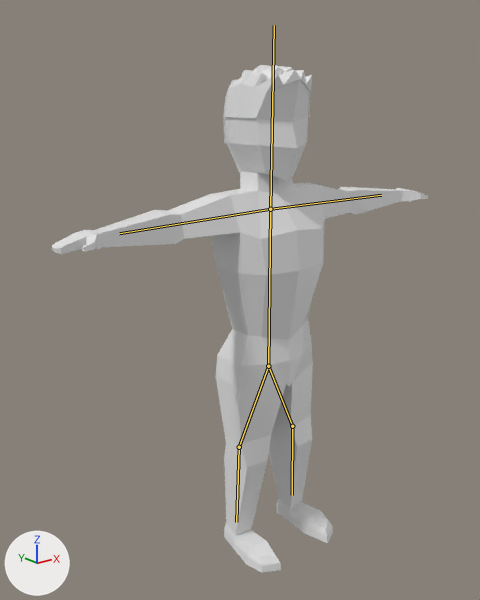
Before and after pictures for a commit that changed the glTF model src/game/assets/human.glb.
Before and after are seen from a 50 mm camera at (-0.896, -1.021, 0.988) aimed at (-0.048, 0.038, 0.564). Arrows for +X, +Y and +Z are at lower left; the lights stay in place. The bones that bend it are drawn over the model as lines.

Names of what the first picture shows: 'Low_Poly_Man'.
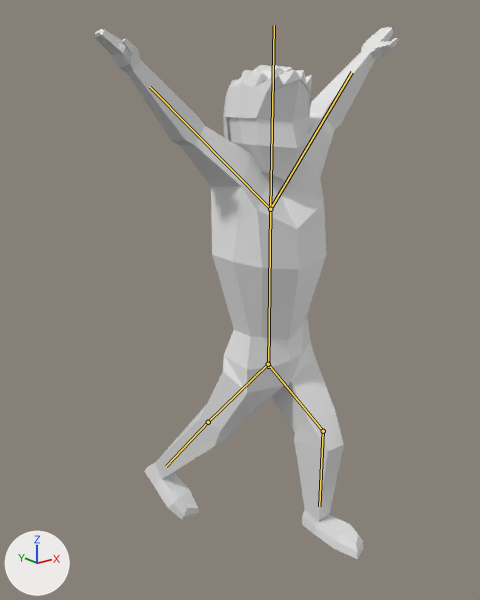
The newer file adds an action. The first version stands in its rest pose; the second is drawn at frame 1 of the action 'flee'.

Changed parts and their boxes [x1, y1, x2, y2] in the pictures (480 x 600 px):
'Low_Poly_Man', posed (19% narrower): before [52, 65, 428, 573]; after [94, 27, 399, 559]
bone 'Bone.001', root to tip: before (270, 209) to (381, 195); after (270, 209) to (352, 72)
bone 'Bone.002', root to tip: before (270, 209) to (119, 233); after (270, 209) to (150, 87)
bone 'Bone.004', root to tip: before (268, 366) to (239, 447); after (268, 364) to (208, 422)
bone 'Bone.006', root to tip: before (268, 366) to (292, 426); after (268, 364) to (323, 431)
bone 'Bone.007', root to tip: before (292, 426) to (292, 495); after (323, 431) to (319, 506)

What changed in the scene script:
```text
Change bone_bone_001:
    where bone_bone_001 = bpy.data.objects['Armature'].pose.bones['Bone.001']  # child of 'Bone'
    bone_bone_001.rotation_quaternion: (1.0, 0.0, 0.0, 0.0) -> (0.902, -0.017, 0.045, 0.43)  # degrees (0, 0, 0) -> degrees (1, 5, 51)
Change bone_bone_002:
    where bone_bone_002 = bpy.data.objects['Armature'].pose.bones['Bone.002']  # child of 'Bone'
    bone_bone_002.rotation_quaternion: (1.0, 0.0, 0.0, 0.0) -> (0.925, -0.042, 0.041, -0.376)  # degrees (0, 0, 0) -> degrees (-6, 3, -44)
Change bone_bone_004:
    where bone_bone_004 = bpy.data.objects['Armature'].pose.bones['Bone.004']
    bone_bone_004.location: (0.0, 0.0, 0.0) -> (0.002, -0.005, 0.002)
    bone_bone_004.rotation_quaternion: (1.0, 0.0, 0.0, 0.0) -> (0.926, 0.053, -0.301, -0.22)  # degrees (0, 0, 0) -> degrees (16, -32, -31)
Change bone_bone_006:
    where bone_bone_006 = bpy.data.objects['Armature'].pose.bones['Bone.006']
    bone_bone_006.location: (0.0, 0.0, 0.0) -> (-0.002, -0.004, 0.002)
    bone_bone_006.rotation_quaternion: (1.0, 0.0, 0.0, 0.0) -> (-0.947, 0.01, 0.031, 0.32)  # degrees (0, 0, 0) -> degrees (0, -4, -37)
Change bone_bone_007:
    where bone_bone_007 = bpy.data.objects['Armature'].pose.bones['Bone.007']  # child of 'Bone.006'
    bone_bone_007.rotation_quaternion: (1.0, 0.0, 0.0, 0.0) -> (0.95, -0.014, -0.09, 0.298)  # degrees (0, 0, 0) -> degrees (-5, -9, 35)
```
